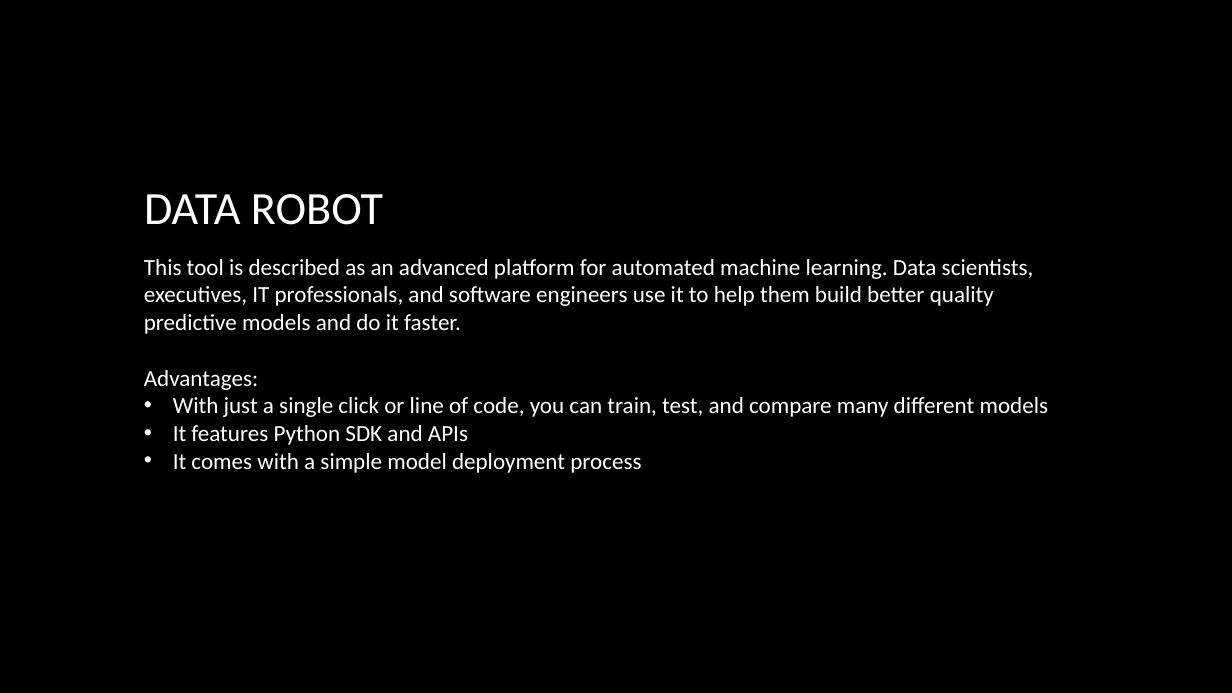
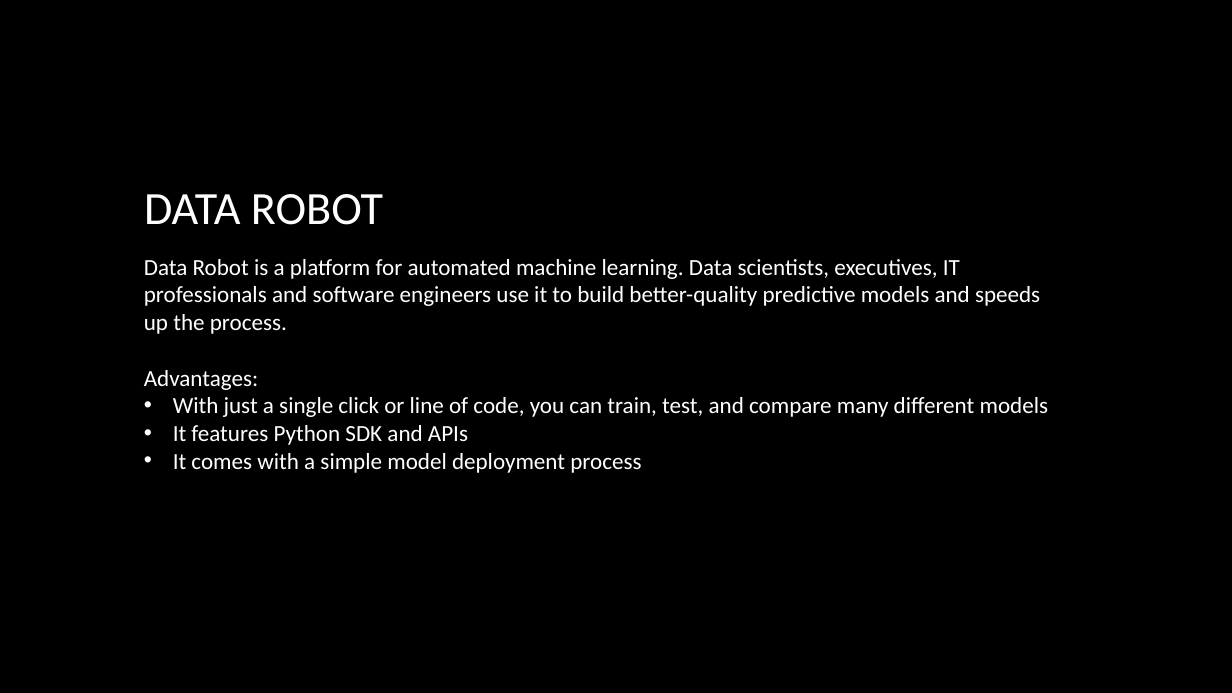
Before and after one commit to dalikey/portfolio-data-science, a slide deck: slide 7 of Most popular Data Science tools.pptx. Drawn at 1232x693 pixels with LibreOffice and Linux fonts; fonts in the diff are those of the drawing; background and template pictures are left out. Boxes give left, top, right and bottom in pixels: in the first picture for what was removed or moved away, otherwise in the second. Text is boxed around its words. In the diff, an @@ line names an element or a change of style, - is before the commit and + after.

```diff
--- a/Most popular Data Science tools.pptx
+++ b/Most popular Data Science tools.pptx
@@ text at bbox=[144, 259, 1040, 334]: text changed @@
-This tool is described as an advanced platform for automated machine learning. Data scientists, executives, IT professionals, and software engineers use it to help them build better quality predictive models and do it faster.
+Data Robot is a platform for automated machine learning. Data scientists, executives, IT professionals and software engineers use it to build better-quality predictive models and speeds up the process.
```
Also in this commit, not shown: 8 other slides changed, 1 other file.
